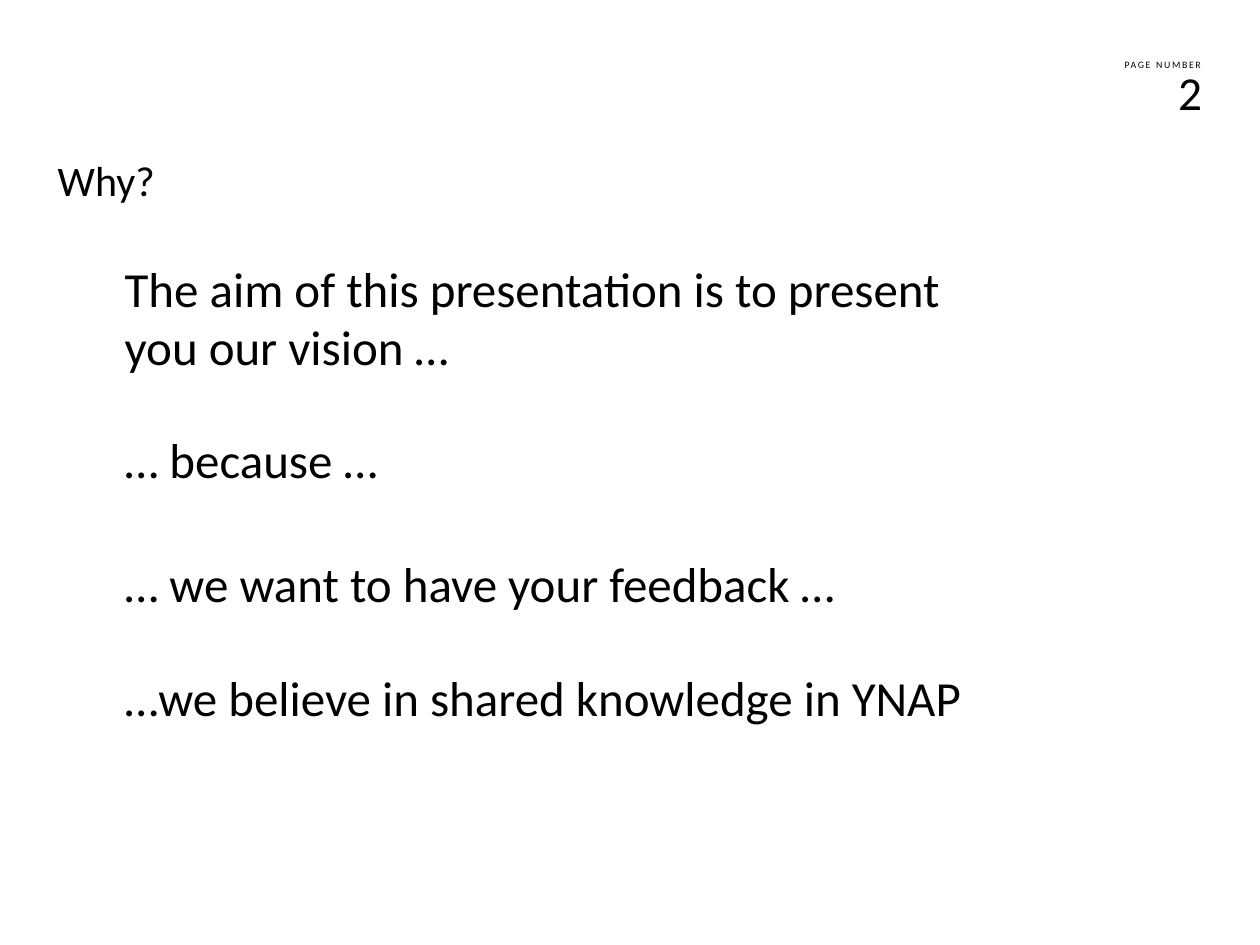
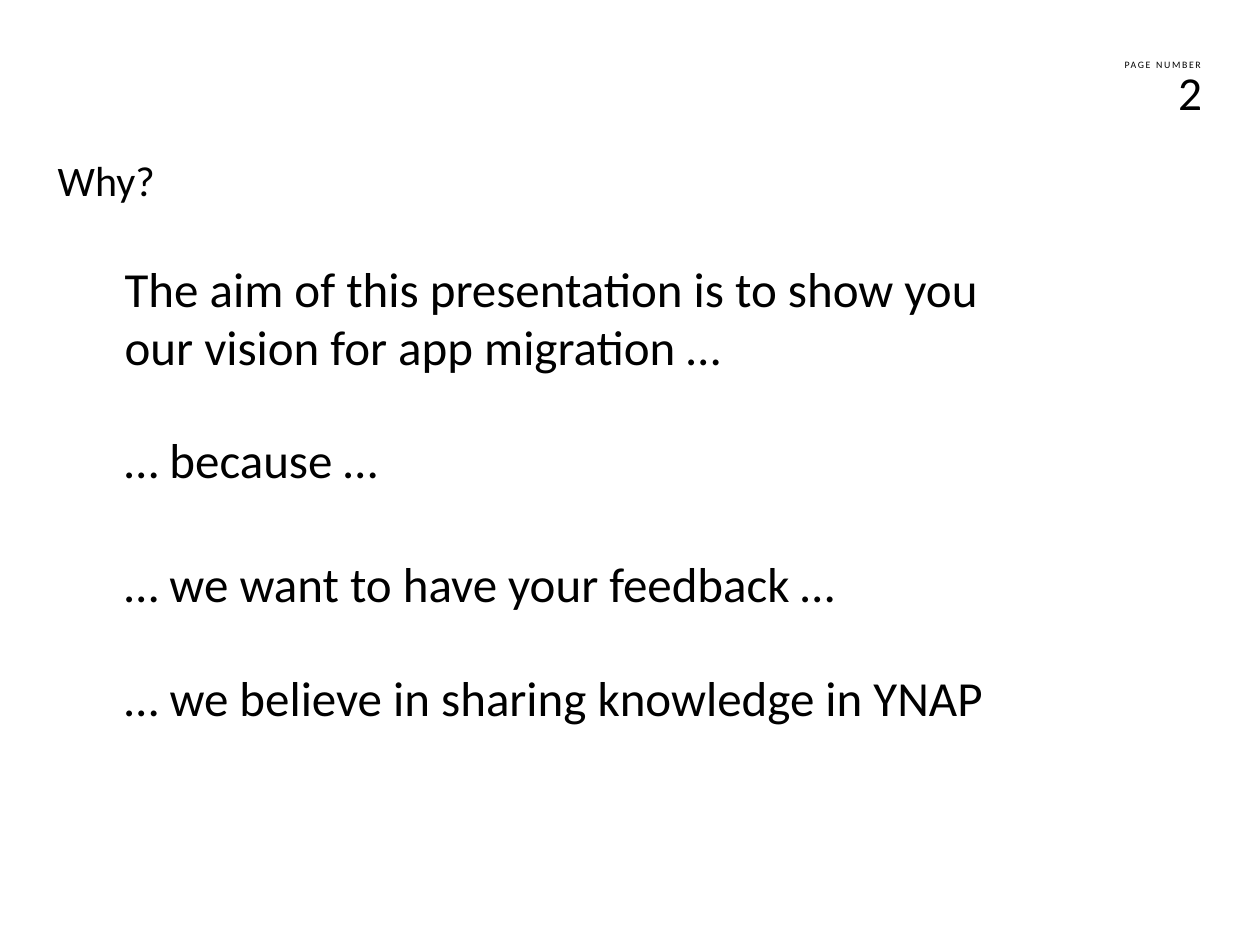
Before and after one commit to franco-melandri/ios-re-app, a slide deck: slide 2 of docs/iOS-re-app.pptx. Drawn at 1260x945 pixels with LibreOffice and Linux fonts; fonts in the diff are those of the drawing; background and template pictures are left out. Boxes give left, top, right and bottom in pixels: in the first picture for what was removed or moved away, otherwise in the second. Text is boxed around its words. In the diff, an @@ line names an element or a change of style, - is before the commit and + after.

```diff
--- a/docs/iOS-re-app.pptx
+++ b/docs/iOS-re-app.pptx
@@ text at (x1=125, y1=273, x2=977, y2=374): text changed @@
-The aim of this presentation is to present you our vision …
+The aim of this presentation is to show you our vision for app migration …
@@ text at (x1=170, y1=682, x2=982, y2=725): text changed @@
-…we believe in shared knowledge in YNAP
+… we believe in sharing knowledge in YNAP
```
Also in this commit, not shown: 2 other slides changed.
